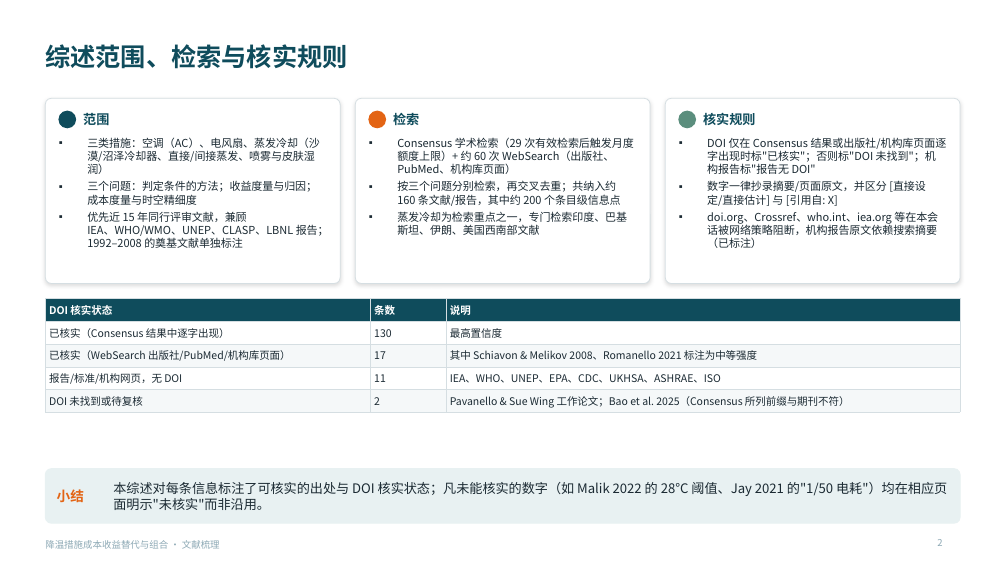
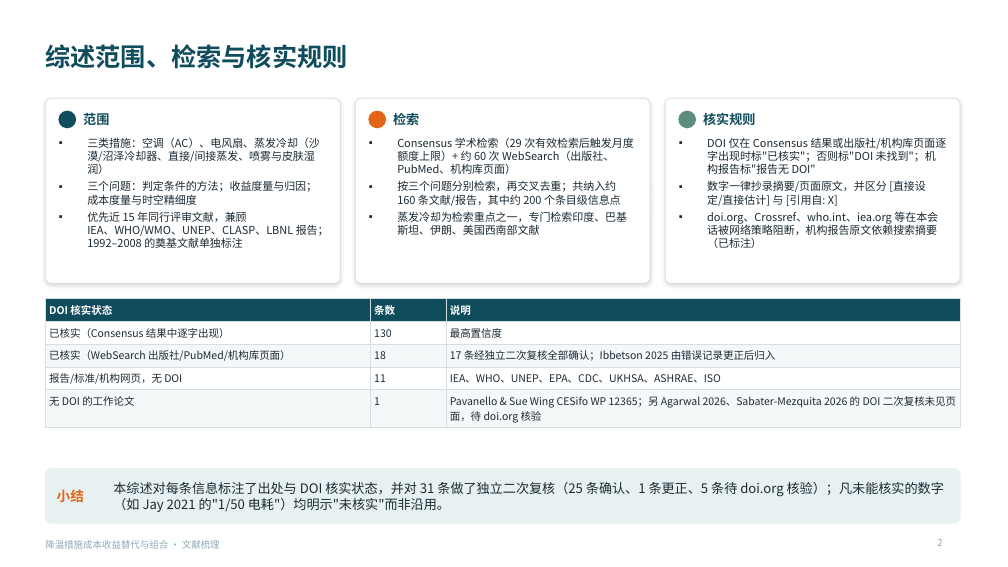
Before and after one commit to BoBoOrangeBIT/climate-paper6, a slide deck: slide 2 of lit_review_cooling/降温措施成本收益替代与组合_文献梳理.pptx. Drawn at 1008x567 pixels with LibreOffice and Linux fonts; fonts in the diff are those of the drawing. Boxes give left, top, right and bottom in pixels: in the first picture for what was removed or moved away, otherwise in the second. Text is boxed around its words. In the diff, an @@ line names an element or a change of style, - is before the commit and + after.

```diff
--- a/lit_review_cooling/降温措施成本收益替代与组合_文献梳理.pptx
+++ b/lit_review_cooling/降温措施成本收益替代与组合_文献梳理.pptx
@@ table at (45, 299, 960, 427) @@
-row 3, column 2: 17
+row 3, column 2: 18
-row 3, column 3: 其中 Schiavon & Melikov 2008、Romanello 2021 标注为中等强度
+row 3, column 3: 17 条经独立二次复核全部确认；Ibbetson 2025 由错误记录更正后归入
-row 5: DOI 未找到或待复核 | 2 | Pavanello & Sue Wing 工作论文；Bao et al. 2025（Consensus 所列前缀与期刊不符）
+row 5: 无 DOI 的工作论文 | 1 | Pavanello & Sue Wing CESifo WP 12365；另 Agarwal 2026、Sabater-Mezquita 2026 的 DOI 二次复核未见页面，待 doi.org 核验
@@ text at (113, 482, 944, 512): text changed @@
-本综述对每条信息标注了可核实的出处与 DOI 核实状态；凡未能核实的数字（如 Malik 2022 的 28°C 阈值、Jay 2021 的"1/50 电耗"）均在相应页面明示"未核实"而非沿用。
+本综述对每条信息标注了出处与 DOI 核实状态，并对 31 条做了独立二次复核（25 条确认、1 条更正、5 条待 doi.org 核验）；凡未能核实的数字（如 Jay 2021 的"1/50 电耗"）均明示"未核实"而非沿用。
```
Also in this commit, not shown: 16 other slides changed, 11 other files.
